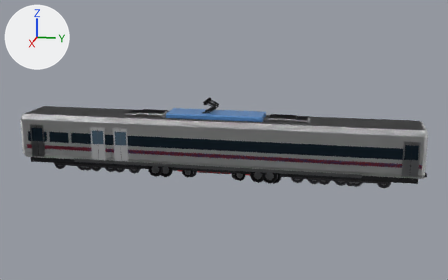
Renders of the Blender file blender/vehicles.blend from each side of a commit.
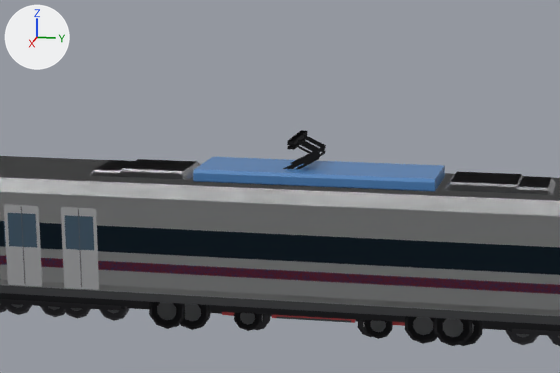
The first picture shows the older version from a 50 mm camera at (37.2, 7.92, 11.58) aimed at (-0.01, 0.47, 2.27). The close-ups show the older and then the newer version on the part from 20% to 70% of the width and 16% to 69% of the height of that picture. Only the edits that show in the close-ups are written down. The lights are fixed; the arrows at upper left show +X, +Y and +Z.

Objects in the first close-up: '10_1', '11_1', '12_1', '13_1', '20_middle', '21_1', '21_middle_1', '22_1', '22_wagon_1', '23_0', '23_1', '23_middle_1' and 2 more.
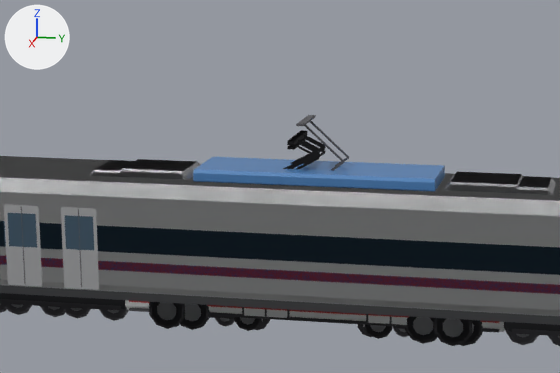
Location of each change, [x1, y1, x2, y2] in pixels of the close-ups (560 x 373 px):
'14_0', added
    after: [208, 305, 504, 337]
    faces in mat_prop_body_white (white #ecedef): [209, 306, 504, 332]
    faces in mat_prop_trim (dark grey #4d4d52): [208, 307, 499, 333]
    faces in mat_prop_body_red (red #ce454b): [208, 305, 499, 323]
    faces in mat_prop_trainwheel (grey #7c7c81): [215, 318, 409, 337]
'14_middle', added (mostly hidden)
    after: [125, 115, 505, 332]
    faces in mat_prop_trim (dark grey #4d4d52): [129, 115, 498, 332]
    faces in mat_prop_body_white (white #ecedef): [125, 300, 505, 332]

Patch to the scene script:
```diff
--- a/blender/vehicles.blend.py
+++ b/blender/vehicles.blend.py
@@ me_14_middle @@
+me_14_middle.from_pydata(...)  # 832 vertices, 470 faces; spans x -1.27..1.27, y -4.98..4.98, z 0.0..5.21
+# faces by material slot: [18, 190, 176, 64, 8, 14]
+me_14_middle.materials.append(mat_prop_body_white)  # white #ecedef
+me_14_middle.materials.append(mat_prop_trim)  # dark grey #4d4d52
+me_14_middle.materials.append(mat_prop_trainwheel)  # grey #7c7c81
+me_14_middle.materials.append(mat_prop_rim)  # light grey #dddee1
+me_14_middle.materials.append(mat_prop_body_red)  # red #ce454b
+me_14_middle.materials.append(mat_prop_glass)  # dark blue #3c5263
@@ me_14_0 @@
+me_14_0.from_pydata(...)  # 778 vertices, 428 faces; spans x -1.27..1.27, y -5.02..4.98, z 0.0..3.37
+# faces by material slot: [42, 113, 176, 64, 10, 21, 2]
+me_14_0.materials.append(mat_prop_body_white)  # white #ecedef
+me_14_0.materials.append(mat_prop_trim)  # dark grey #4d4d52
+me_14_0.materials.append(mat_prop_trainwheel)  # grey #7c7c81
+me_14_0.materials.append(mat_prop_rim)  # light grey #dddee1
+me_14_0.materials.append(mat_prop_body_red)  # red #ce454b
+me_14_0.materials.append(mat_prop_glass)  # dark blue #3c5263
+me_14_0.materials.append(mat_prop_headlight)  # pale yellow #fff9dd
@@ ob_14_middle @@
+ob_14_middle = bpy.data.objects.new('14_middle', me_14_middle)
+ob_14_middle.location = (0.0, 0.0, 0.0)
@@ ob_14_0 @@
+ob_14_0 = bpy.data.objects.new('14_0', me_14_0)
+ob_14_0.location = (0.0, 0.0, 0.0)
```
